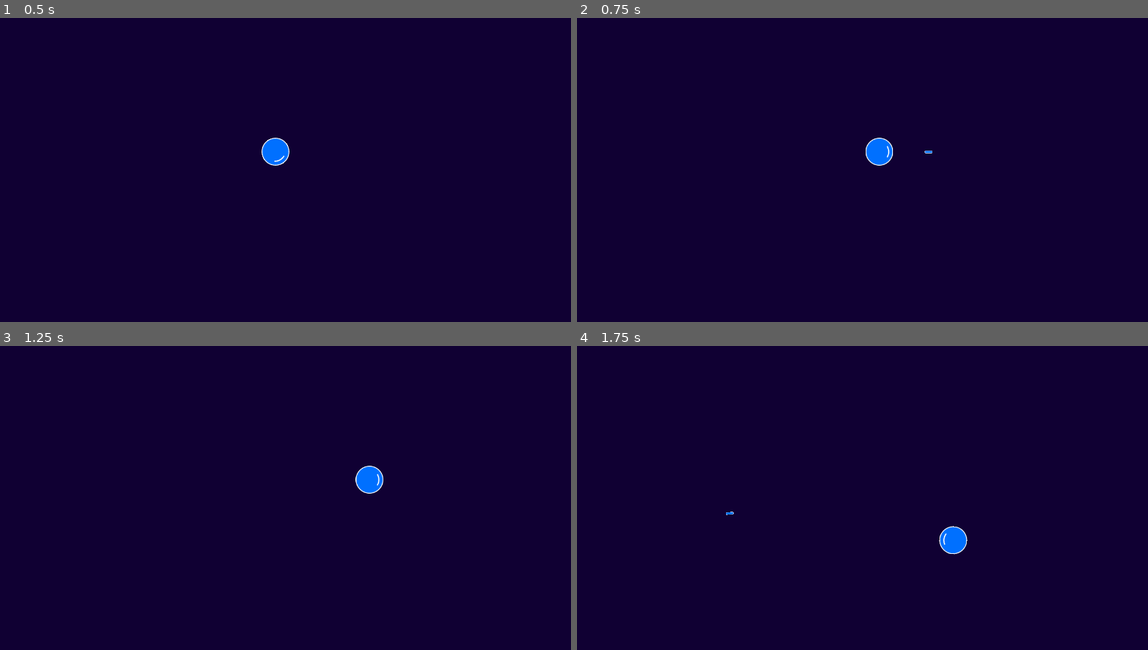
Above: before the commit, frames 1-4 (two rows, left to right).
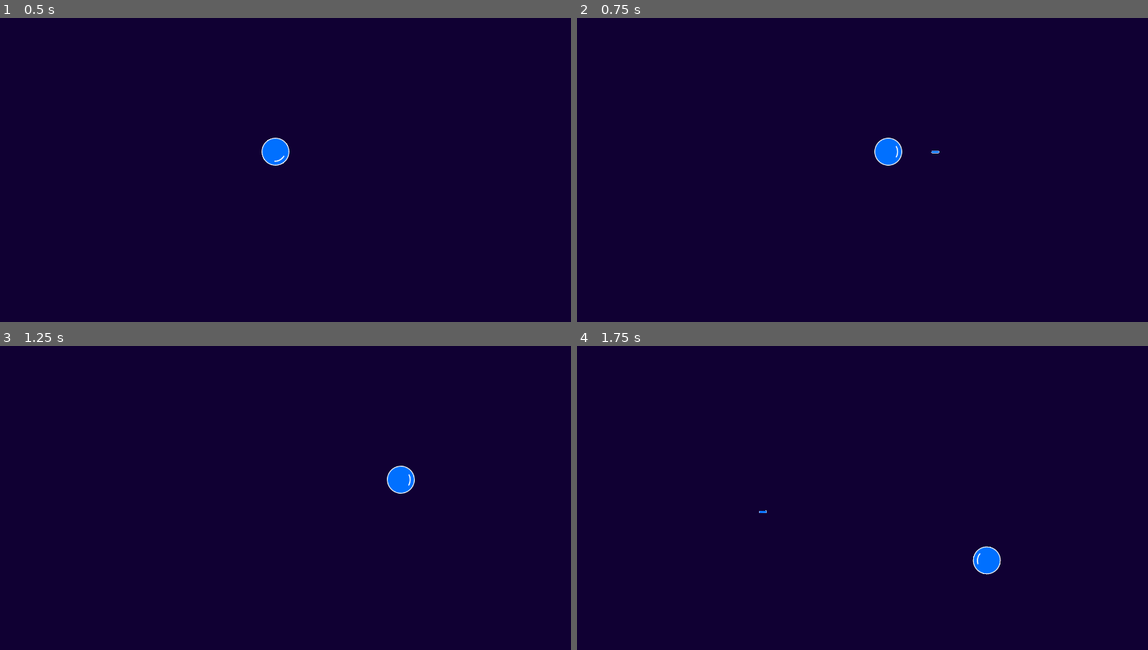
Above: after the commit, the same moments.

Repository: eduardojunio/arena-blaster
Game: Godot game, scene res://main.tscn
Two runs of this game, one before a commit and one after it. Both use one fixed random seed, a clock stepped at 60 frames per second and the inputs below.
Inputs (mouse positions are in pixels of both pictures, inside the frame that each line leads up to):
- Up to frame 1 (0.5 s): no input
- Up to frame 2 (0.75 s): tap Enter at 0.5 s; move the mouse to (988, 151) at 0.52 s; hold D (right) from 0.53 s (still down); click (988, 151) at 0.67 s
- Up to frame 3 (1.25 s): keep holding D (right)
- Up to frame 4 (1.75 s): move the mouse to (748, 513) at 1.27 s; release D (right) at 1.28 s; hold Down (down) from 1.28 s (still down); click (748, 513) at 1.42 s

Frame 1 is identical in both runs. In frame 2, 0.4% of the frame differs, in the area x 50-64%, y 39-49%; in frame 3, 0.7%; in frame 4, 0.7%, in the area x 26-75%, y 54-76%.

Commit message:
Improve crosshair accuracy

Diff:
--- a/main.gd
+++ b/main.gd
@@ -5,4 +5,5 @@
 
 func set_crosshair():
 	var crosshair_texture = preload("res://crosshair.png")
-	Input.set_custom_mouse_cursor(crosshair_texture)
+	var crosshair_size = Vector2(25, 25)
+	Input.set_custom_mouse_cursor(crosshair_texture, 0, crosshair_size / 2)
--- a/mockup.svg
+++ b/mockup.svg
@@ -26,9 +26,9 @@
      inkscape:pagecheckerboard="0"
      inkscape:deskcolor="#d1d1d1"
      inkscape:document-units="mm"
-     inkscape:zoom="7.1811697"
-     inkscape:cx="841.78488"
-     inkscape:cy="374.59079"
+     inkscape:zoom="5.5348931"
+     inkscape:cx="862.34728"
+     inkscape:cy="373.26828"
      inkscape:window-width="1920"
      inkscape:window-height="1027"
      inkscape:window-x="0"
@@ -171,52 +171,41 @@
        height="3.0821373"
        x="154.30096"
        y="34.766197" />
-    <g
-       id="g16"
-       transform="translate(0.24196823)"
-       inkscape:export-filename="crosshair.png"
-       inkscape:export-xdpi="96"
-       inkscape:export-ydpi="96">
-      <rect
-         style="fill:#0070ff;fill-opacity:1;stroke:#ffffff;stroke-width:0.2;stroke-linecap:butt;stroke-linejoin:miter;stroke-dasharray:none;stroke-opacity:1"
-         id="rect15"
-         width="0.73986328"
-         height="2.1825137"
-         x="-224.88423"
-         y="-96.843735"
-         ry="0"
-         transform="scale(-1)" />
-      <rect
-         style="fill:#0070ff;fill-opacity:1;stroke:#ffffff;stroke-width:0.2;stroke-linecap:butt;stroke-linejoin:miter;stroke-dasharray:none;stroke-opacity:1"
-         id="rect16"
-         width="0.73986328"
-         height="2.1825137"
-         x="-224.88423"
-         y="-100.97401"
-         ry="0"
-         transform="scale(-1)" />
-    </g>
-    <g
-       id="g18"
-       transform="rotate(90,224.63528,97.938598)">
-      <rect
-         style="fill:#0070ff;fill-opacity:1;stroke:#ffffff;stroke-width:0.2;stroke-linecap:butt;stroke-linejoin:miter;stroke-dasharray:none;stroke-opacity:1"
-         id="rect17"
-         width="0.73986328"
-         height="2.1825137"
-         x="-224.88423"
-         y="-96.843735"
-         ry="0"
-         transform="scale(-1)" />
-      <rect
-         style="fill:#0070ff;fill-opacity:1;stroke:#ffffff;stroke-width:0.2;stroke-linecap:butt;stroke-linejoin:miter;stroke-dasharray:none;stroke-opacity:1"
-         id="rect18"
-         width="0.73986328"
-         height="2.1825137"
-         x="-224.88423"
-         y="-100.97401"
-         ry="0"
-         transform="scale(-1)" />
-    </g>
+    <rect
+       style="fill:#ffffff;fill-opacity:1;stroke:#ffffff;stroke-width:0.2;stroke-linecap:butt;stroke-linejoin:miter;stroke-dasharray:none;stroke-opacity:1"
+       id="rect15"
+       width="0.73986328"
+       height="2.1825137"
+       x="-225.12621"
+       y="-96.843735"
+       ry="0"
+       transform="scale(-1)" />
+    <rect
+       style="fill:#ffffff;fill-opacity:1;stroke:#ffffff;stroke-width:0.2;stroke-linecap:butt;stroke-linejoin:miter;stroke-dasharray:none;stroke-opacity:1"
+       id="rect16"
+       width="0.73986328"
+       height="2.1825137"
+       x="-225.12621"
+       y="-100.97401"
+       ry="0"
+       transform="scale(-1)" />
+    <rect
+       style="fill:#ffffff;fill-opacity:1;stroke:#ffffff;stroke-width:0.2;stroke-linecap:butt;stroke-linejoin:miter;stroke-dasharray:none;stroke-opacity:1"
+       id="rect17"
+       width="0.73986328"
+       height="2.1825137"
+       x="-98.187546"
+       y="225.73015"
+       ry="0"
+       transform="rotate(-90)" />
+    <rect
+       style="fill:#ffffff;fill-opacity:1;stroke:#ffffff;stroke-width:0.2;stroke-linecap:butt;stroke-linejoin:miter;stroke-dasharray:none;stroke-opacity:1"
+       id="rect18"
+       width="0.73986328"
+       height="2.1825137"
+       x="-98.187546"
+       y="221.59987"
+       ry="0"
+       transform="rotate(-90)" />
   </g>
 </svg>
--- a/player.gd
+++ b/player.gd
@@ -2,7 +2,7 @@
 
 var PlayerBullet = preload("res://player-bullet.tscn")
 
-var speed = 300 # in pixels per second
+var speed = 400 # in pixels per second
 var shooting = false
 
 func _unhandled_input(event):
Binary file changed: crosshair.png
